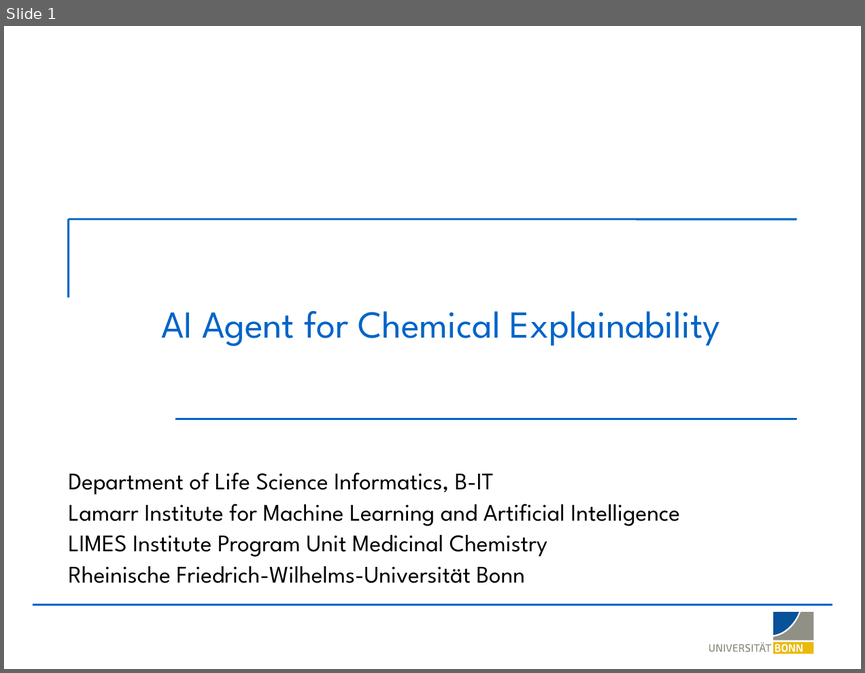
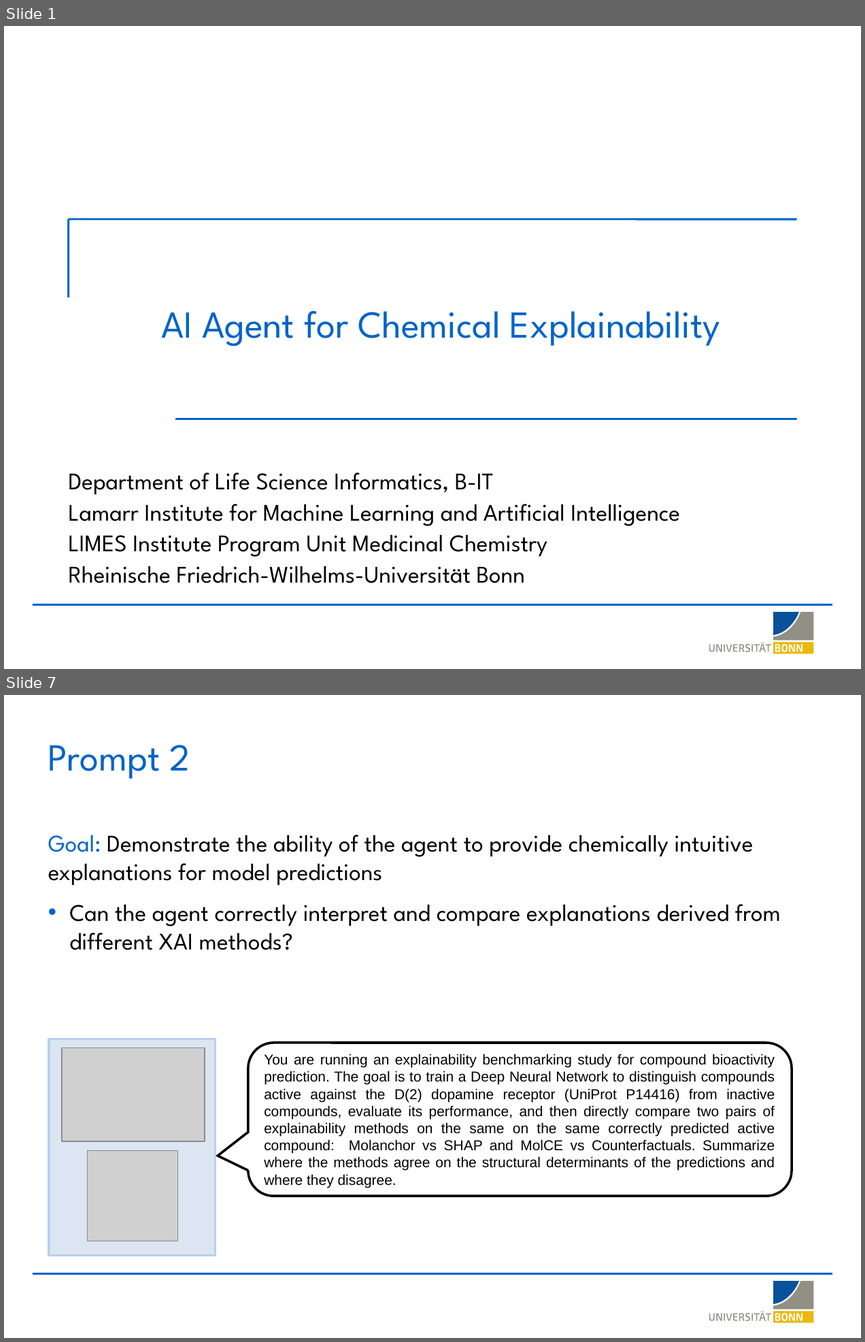
Before and after one commit to LSI-Uni-Bonn/ChemicHAL, a slide deck: slides/AI_Agent_Explainability.pptx. Shown one above the other, each under a label of ours: slide 1 before the commit, slides 1 and 7 after it; the slides between them are not shown. The pictures are 865x673 and 865x1342 pixels, drawn with LibreOffice and Linux fonts; fonts in the diff are those of the drawing; grey boxes stand for pictures; background and template pictures are left out. Boxes give left, top, right and bottom in pixels: in the first picture for what was removed or moved away, otherwise in the second. Text is boxed around its words. In the diff, an @@ line names an element or a change of style, - is before the commit and + after.

Commit message:
Add BRF algorithm, similarity-filtered MolCE foils, decomposition-based anchor occurrence
- ML: register BalancedRandomForestClassifier ("BRF") in train_model,
  build_model_from_split_file, train_on_split_file, and get_ml_info; route
  it through SHAP TreeExplainer.
- MolCE: rename `similarity_threshold` -> `scaffold_similarity_threshold`,
  add `min_similarity` Tanimoto cutoff on rebuilt foils with similarity-desc
  tiebreak on contrast ties; refactor top-N R-group/scaffold selection with
  early-stop and per-call foil reuse.
- MolAnchor: substructure occurrence now counts compounds whose BRICS
  decomposition actually produces the rule fragment(s), matching the
  population the anchor was drawable from; aggregator extended to use the
  union of merged-group fragments and store fragment_smiles per result.
- SHAP rendering: bump default mol_size to 1200x1200 and tighten contour
  params (sigma 0.22, gridResolution 0.04, 20 contour lines) for sharper
  atom-weight heatmaps.
- Slides: refresh AI_Agent_Explainability and figures_AI_agent decks.
- Add notebooks/test_xai_gnn_compatibility.ipynb.

```diff
--- a/slides/AI_Agent_Explainability.pptx
+++ b/slides/AI_Agent_Explainability.pptx
@@ slide 7 added at (4,695,861,1338), background #FFFFFF; not listed: 20 template elements that a slide beside it also shows @@
@@ title added at (48,745,190,779), 32 pt, text #0064C8 @@
+Prompt 2
@@ text added at (48,834,781,950), 20 pt, text #000000 @@
+Goal: Demonstrate the ability of the agent to provide chemically intuitive explanations for model predictions
+• Can the agent correctly interpret and compare explanations derived from different XAI methods?
@@ rectangle added at (50,1038,215,1255), fill #DCE6F2, outline #B8D0ED 2 pt @@
@@ picture added at (62,1048,205,1141) @@
@@ rounded speech box added at (248,1043,791,1196), fill #FFFFFF, outline #000000 2 pt, 12 pt, text #000000 @@
+You are running an explainability benchmarking study for compound bioactivity prediction. The goal is to train a Deep Neural Network to distinguish compounds active against the D(2) dopamine receptor (UniProt P14416) from inactive compounds, evaluate its performance, and then directly compare two pairs of explainability methods on the same on the same correctly predicted active compound: Molanchor vs SHAP and MolCE vs Counterfactuals. Summarize where the methods agree on the structural determinants of the predictions and where they disagree.
@@ picture added at (87,1150,178,1241) @@
```
Also in this commit, not shown: 3 slides changed, 8 other slides added, 9 slides removed, 9 other files.
